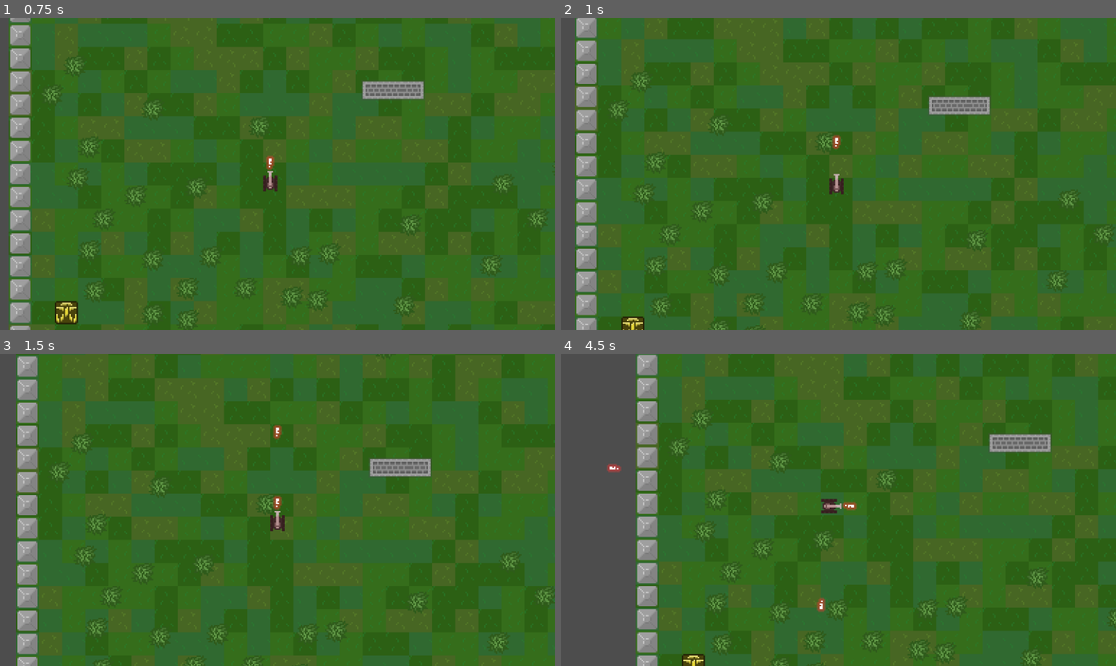
Above: before the commit, frames 1-4 (two rows, left to right).
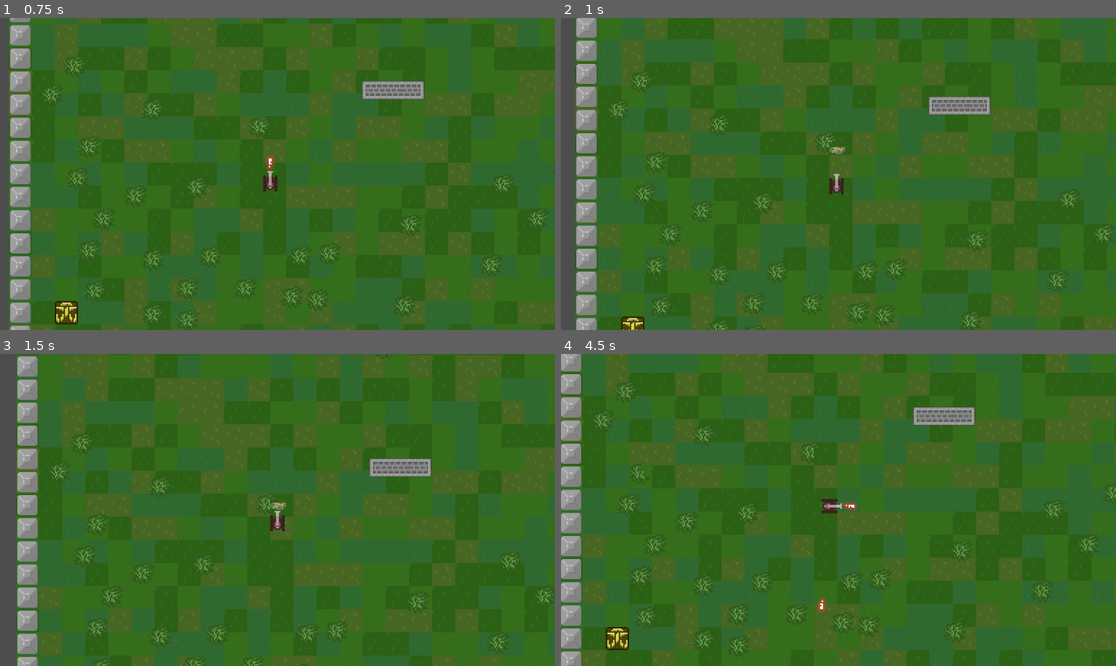
Above: after the commit, the same moments.

Repository: Senatrius/battle-city-core
Game: Godot game, scene res://scenes/main.tscn
Two runs of this game, one before a commit and one after it. Both use one fixed random seed, a clock stepped at 60 frames per second and the inputs below.
Inputs:
- Up to frame 1 (0.75 s): tap Enter at 0.5 s; hold Up (up) from 0.53 s (still down); tap Space (shoot) at 0.6 s
- Up to frame 2 (1 s): keep holding Up (up)
- Up to frame 3 (1.5 s): keep holding Up (up); tap Space (shoot) at 1.35 s
- Up to frame 4 (4.5 s): release Up (up) at 2.03 s; hold Left (left) 2.03-3.53 s; tap Space (shoot) every 0.75 s from 2.1 to 4.35 s; hold Down (down) 3.53-4.28 s; hold Right (right) from 4.28 s (still down)

Frame 1 is identical in both runs. In frame 2, 0.1% of the frame differs, in the area x 48-52%, y 37-44%; in frame 3, 0.2%; in frame 4, 39%, in the area x 0-100%, y 0-100%.

Commit message:
add block destruction

Diff:
--- a/project.godot
+++ b/project.godot
@@ -13,6 +13,11 @@
 config/name="battle-city"
 run/main_scene="uid://cankn74ar0epu"
 config/features=PackedStringArray("4.6", "GL Compatibility")
+
+[global_group]
+
+player=""
+enemy=""
 
 [input]
 
@@ -46,6 +51,17 @@
 ]
 }
 
+[layer_names]
+
+2d_physics/layer_1="Ground"
+2d_physics/layer_2="Player"
+2d_physics/layer_3="Enemy"
+2d_physics/layer_4="Player Bullet"
+2d_physics/layer_5="Enemy Bullet"
+2d_physics/layer_6="Impassable"
+2d_physics/layer_7="Bullet pass"
+2d_physics/layer_8="Breakable"
+
 [physics]
 
 3d/physics_engine="Jolt Physics"
--- a/scenes/enemy.tscn
+++ b/scenes/enemy.tscn
@@ -21,6 +21,8 @@
 size = Vector2(11, 10)
 
 [node name="Enemy" type="CharacterBody2D" unique_id=843341777]
+collision_layer = 4
+collision_mask = 238
 motion_mode = 1
 
 [node name="AnimatedSprite2D" type="AnimatedSprite2D" parent="." unique_id=27557481]
--- /dev/null
+++ b/scenes/hit.tscn
@@ -0,0 +1,41 @@
+[gd_scene format=3 uid="uid://uw2u0n6e8up3"]
+
+[ext_resource type="Texture2D" uid="uid://bao5hwoee3jj6" path="res://assets/sprites/effects.png" id="1_dp18a"]
+[ext_resource type="Script" uid="uid://ddu67b0igmapc" path="res://scripts/hit.gd" id="2_3e6ij"]
+
+[sub_resource type="AtlasTexture" id="AtlasTexture_3e6ij"]
+atlas = ExtResource("1_dp18a")
+region = Rect2(8, 0, 13, 16)
+
+[sub_resource type="AtlasTexture" id="AtlasTexture_1xlq3"]
+atlas = ExtResource("1_dp18a")
+region = Rect2(21, 0, 13, 16)
+
+[sub_resource type="AtlasTexture" id="AtlasTexture_6u6db"]
+atlas = ExtResource("1_dp18a")
+region = Rect2(34, 0, 13, 16)
+
+[sub_resource type="SpriteFrames" id="SpriteFrames_1q6yf"]
+animations = [{
+"frames": [{
+"duration": 1.0,
+"texture": SubResource("AtlasTexture_3e6ij")
+}, {
+"duration": 1.0,
+"texture": SubResource("AtlasTexture_1xlq3")
+}, {
+"duration": 1.0,
+"texture": SubResource("AtlasTexture_6u6db")
+}],
+"loop": false,
+"name": &"default",
+"speed": 12.0
+}]
+
+[node name="Hit" type="AnimatedSprite2D" unique_id=1140780520]
+texture_filter = 1
+sprite_frames = SubResource("SpriteFrames_1q6yf")
+autoplay = "default"
+frame = 2
+frame_progress = 1.0
+script = ExtResource("2_3e6ij")
--- a/scenes/player.tscn
+++ b/scenes/player.tscn
@@ -23,7 +23,9 @@
 [sub_resource type="RectangleShape2D" id="RectangleShape2D_tuyoq"]
 size = Vector2(11, 10)
 
-[node name="Player" type="CharacterBody2D" unique_id=1317681465]
+[node name="Player" type="CharacterBody2D" unique_id=1317681465 groups=["player"]]
+collision_layer = 2
+collision_mask = 245
 motion_mode = 1
 script = ExtResource("1_g2els")
 tank_data = ExtResource("2_qhqgy")
--- a/scenes/projectile.tscn
+++ b/scenes/projectile.tscn
@@ -2,12 +2,17 @@
 
 [ext_resource type="Texture2D" uid="uid://d0nyl3r7rpddy" path="res://assets/sprites/projectiles.png" id="1_c8fcr"]
 [ext_resource type="Script" uid="uid://chdfk4qilmtqb" path="res://scripts/projectile.gd" id="1_q3m7n"]
+[ext_resource type="PackedScene" uid="uid://uw2u0n6e8up3" path="res://scenes/hit.tscn" id="2_softn"]
 
 [sub_resource type="RectangleShape2D" id="RectangleShape2D_q3m7n"]
 size = Vector2(4, 2)
 
 [node name="Projectile" type="Area2D" unique_id=1606135502]
+collision_layer = 0
+collision_mask = 160
 script = ExtResource("1_q3m7n")
+hit_animation = ExtResource("2_softn")
+radius = 5
 
 [node name="Sprite2D" type="Sprite2D" parent="." unique_id=1876144958]
 texture_filter = 1
--- /dev/null
+++ b/scripts/hit.gd
@@ -0,0 +1,9 @@
+extends AnimatedSprite2D
+
+
+func _ready() -> void:
+	animation_finished.connect(queue_free)
+
+
+func _process(delta: float) -> void:
+	pass
--- a/scripts/player.gd
+++ b/scripts/player.gd
@@ -41,4 +41,5 @@
 	bullet.data = tank_data.projectileData
 	bullet.position = projectileOrigin.global_position;
 	bullet.rotation = rotation
+	bullet.setup(true)
 	get_parent().add_child(bullet)
--- a/scripts/projectile.gd
+++ b/scripts/projectile.gd
@@ -1,4 +1,7 @@
 extends Area2D
+
+@export var hit_animation: PackedScene
+@export var radius: int
 
 var data: Projectile
 var velocity: Vector2
@@ -10,20 +13,35 @@
 	sprite.texture = data.sprite
 	velocity = transform.x * data.speed
 
+func setup(is_player):
+
+	if is_player:
+		set_collision_layer_value(4, true);
+		set_collision_mask_value(3, true)
+	else:
+		set_collision_layer_value(5, true);
+		set_collision_mask_value(2, true)
+
 func _process(delta: float) -> void:
 	position += velocity * delta
 
 
 func _on_body_entered(body: Node2D) -> void:
-	print(body)
+
 	if body is TileMapLayer:
+		explode(body)
+		var hit = hit_animation.instantiate();
+		hit.global_position = global_position
+		hit.rotation = rotation
+		get_parent().add_child(hit)
+
 		var direction = transform.x
 		var impact_pos = global_position + (direction * 2.0)
 		var local_pos = body.to_local(impact_pos)
 		var map_pos = body.local_to_map(local_pos)
 
 		var tile_data = body.get_cell_tile_data(map_pos)
-		print(tile_data)
+
 		if tile_data:
 			var can_destroy = tile_data.get_custom_data("breakable")
 
@@ -31,3 +49,22 @@
 				body.erase_cell(map_pos)
 
 		queue_free()
+
+func explode(tileset):
+	var tile_range = ceil(radius / 2)
+	var explosion_epicenter = tileset.local_to_map(tileset.to_local(global_position))
+
+	for x in range(-tile_range, tile_range + 1):
+		for y in range(-tile_range, tile_range + 1):
+
+			var current_tile = explosion_epicenter + Vector2i(x, y)
+
+			# Calculate if this specific tile is actually inside the circle radius
+			var tile_global_pos = tileset.to_global(tileset.map_to_local(current_tile))
+			if global_position.distance_to(tile_global_pos) <= radius:
+
+				print("Checking tile at: ", current_tile, " Distance: ", global_position.distance_to(tile_global_pos))
+				# 5. Check if it's breakable
+				var data = tileset.get_cell_tile_data(current_tile)
+				if data and data.get_custom_data("breakable"):
+					tileset.erase_cell(current_tile)
Not shown, added: scripts/hit.gd.uid
